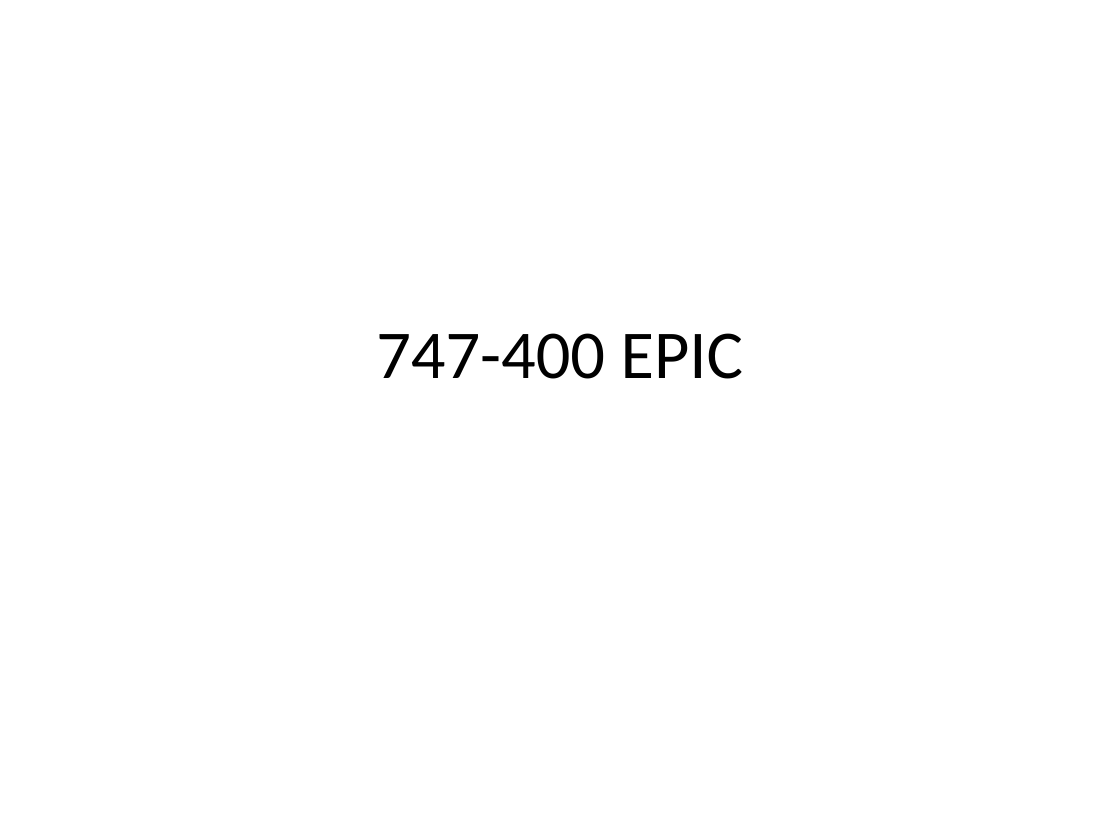
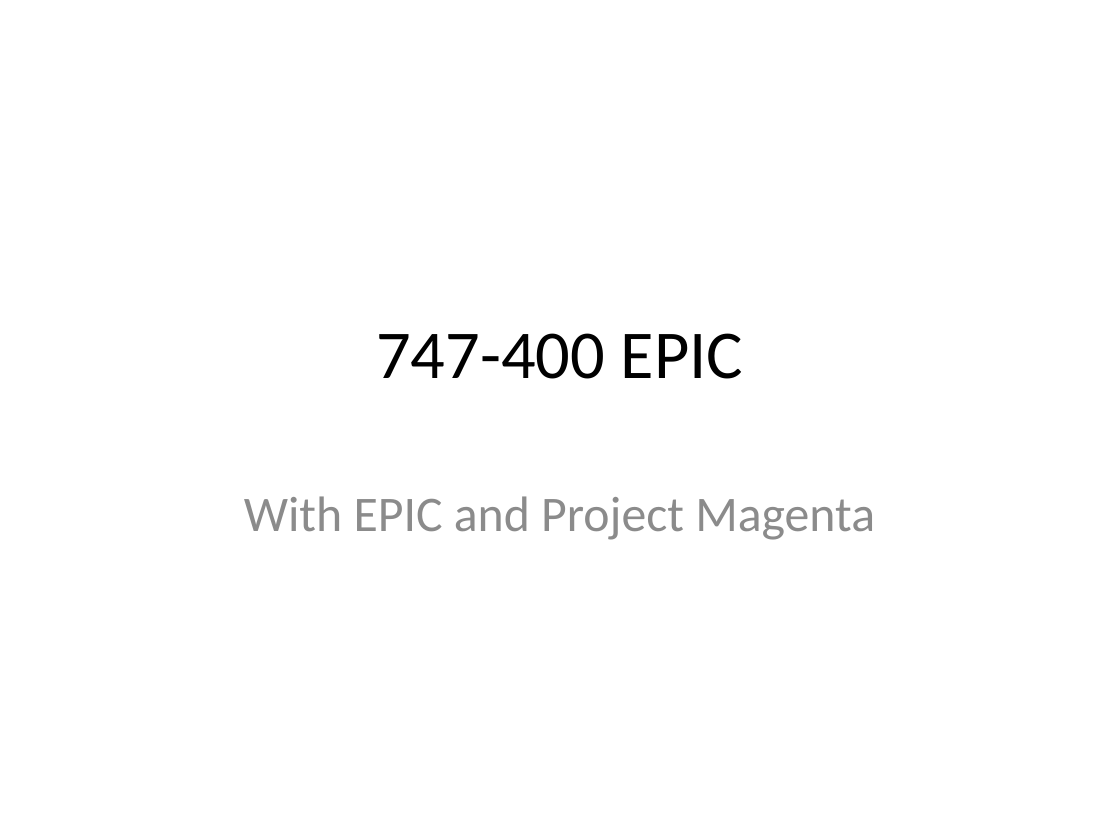
Before and after one commit to kockie69/747-400, a slide deck: slide 1 of 747-400 EPIC.pptx. Drawn at 1120x840 pixels with LibreOffice and Linux fonts; fonts in the diff are those of the drawing. Boxes give left, top, right and bottom in pixels: in the first picture for what was removed or moved away, otherwise in the second. Text is boxed around its words. In the diff, an @@ line names an element or a change of style, - is before the commit and + after.

```diff
--- a/747-400 EPIC.pptx
+++ b/747-400 EPIC.pptx
@@ subtitle added at [244,496,875,540], 32 pt, text #8C8C8C @@
+With EPIC and Project Magenta
```
Also in this commit, not shown: 1 other slide changed, 4 slides added, 2 other files.
